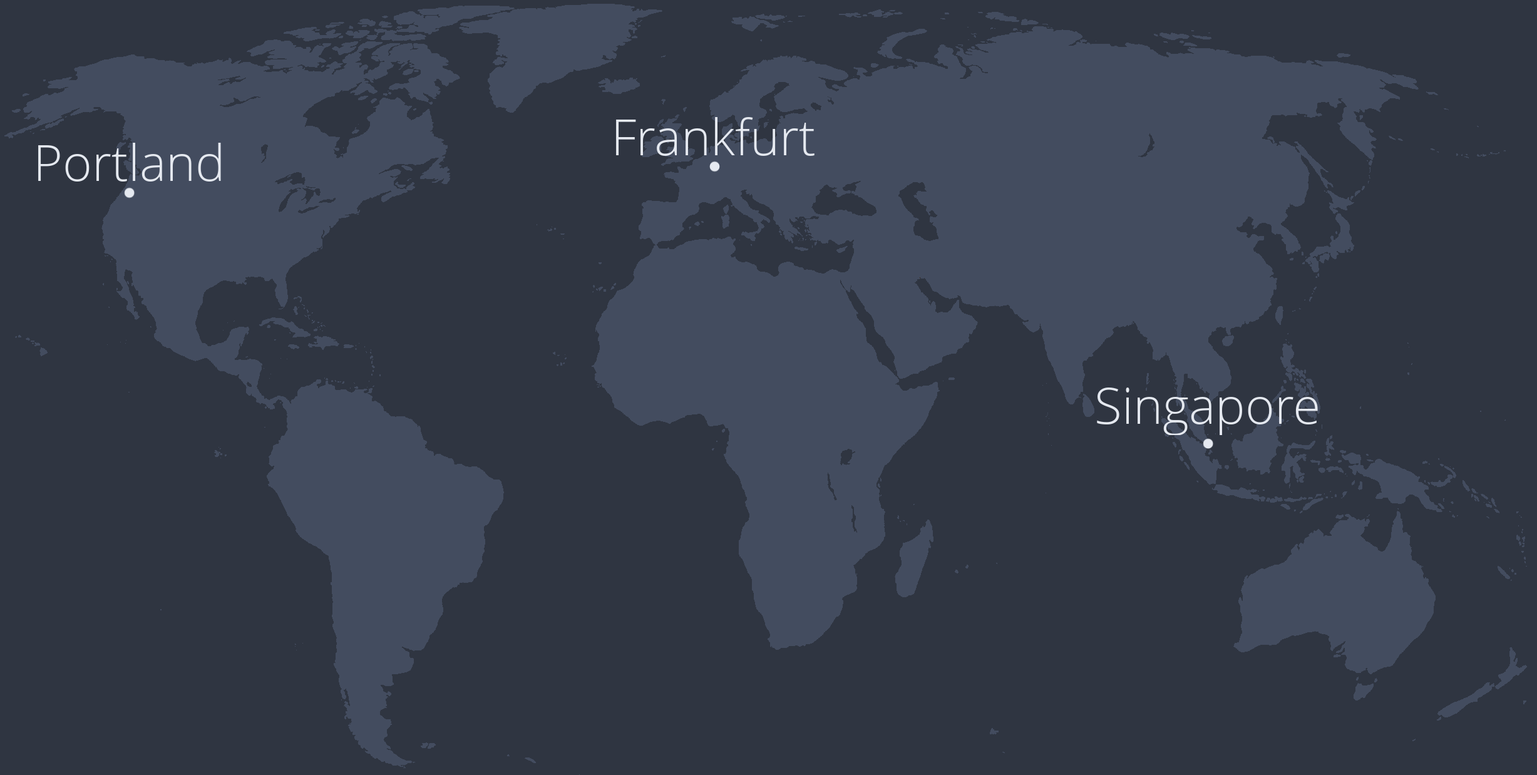
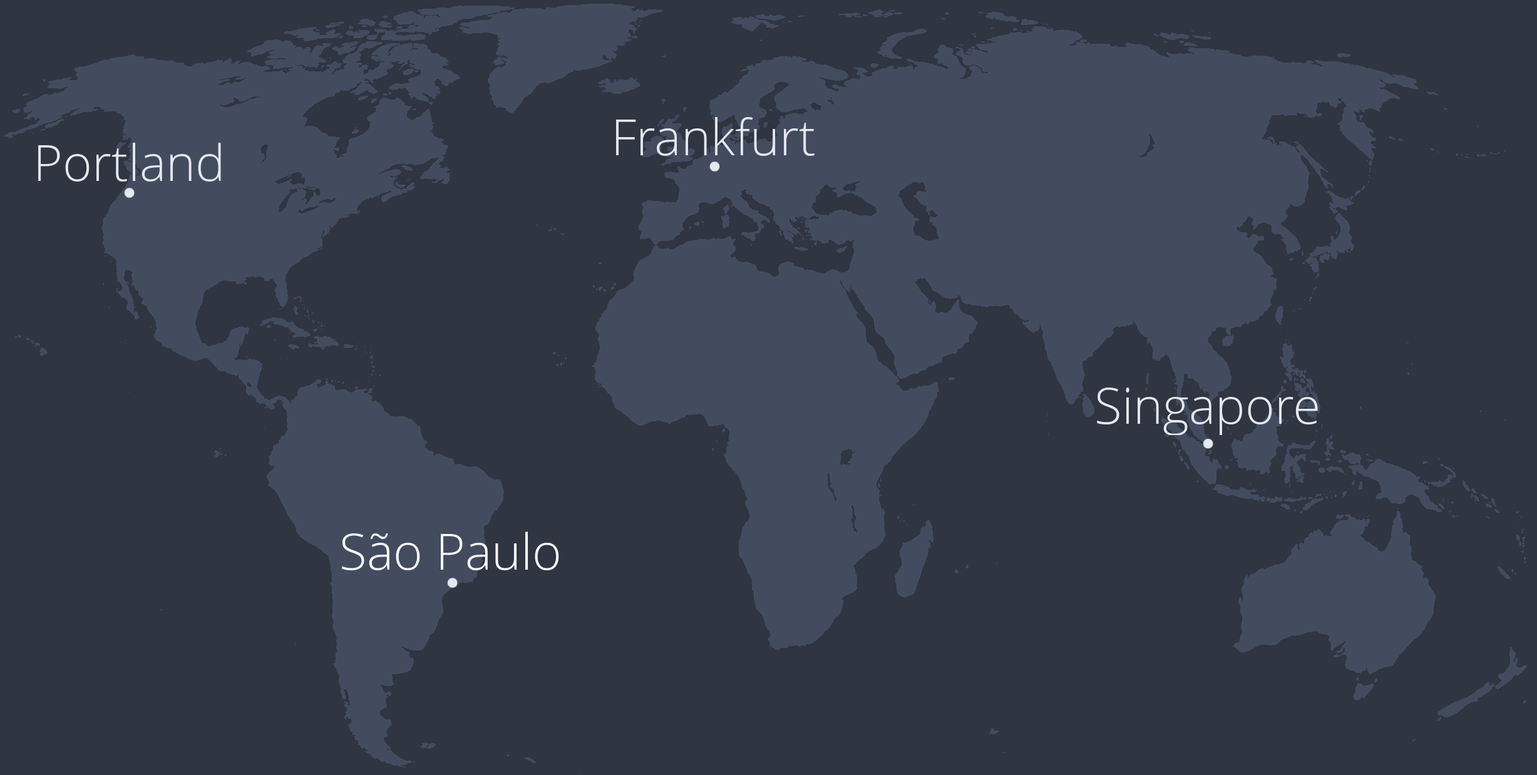
Before/after of a w=1537, h=775 layered artwork. What changed in the layer stack:
painted on "points" over [447, 577, 459, 589]
added layer "São Paulo" above "Portland" over [341, 531, 560, 571]
